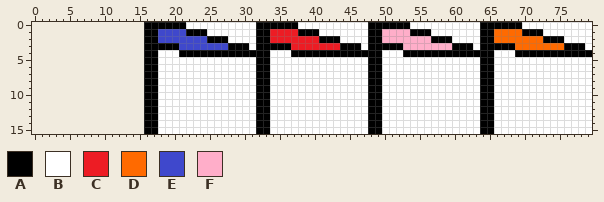
Edited in one commit: sprite sheet (CastleClashersClient/assets/flags.png). The picture above is the old version.
The file is 64x16 pixels. The old version is drawn lined up with the new one, on the new canvas.
Palette (. is transparent): A #000000  B #ffffff  C #ed1c24  D #ff6a00  E #3f48cc  F #ffaec9
The result:
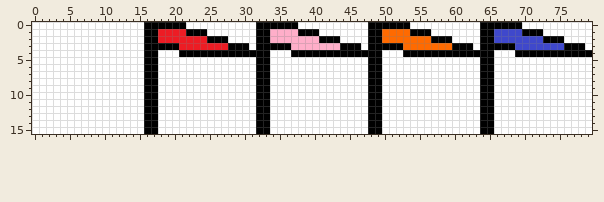
Changes in this commit:
canvas 64x16 -> 80x16, the old top-left corner now at 16,0
colour C: #ed1c24 -> #ffaec9
colour D: #ff6a00 -> #3f48cc
colour E: #3f48cc -> #ed1c24
colour F: #ffaec9 -> #ff6a00
y 0..15: x 0..15 ................ -> BBBBBBBBBBBBBBBB
Where, in picture pixels (left, top, right, bottom), the same in both pictures:
changed: (32, 22, 228, 134)
changed: (270, 29, 340, 50)
changed: (382, 29, 452, 50)
changed: (494, 29, 564, 50)
